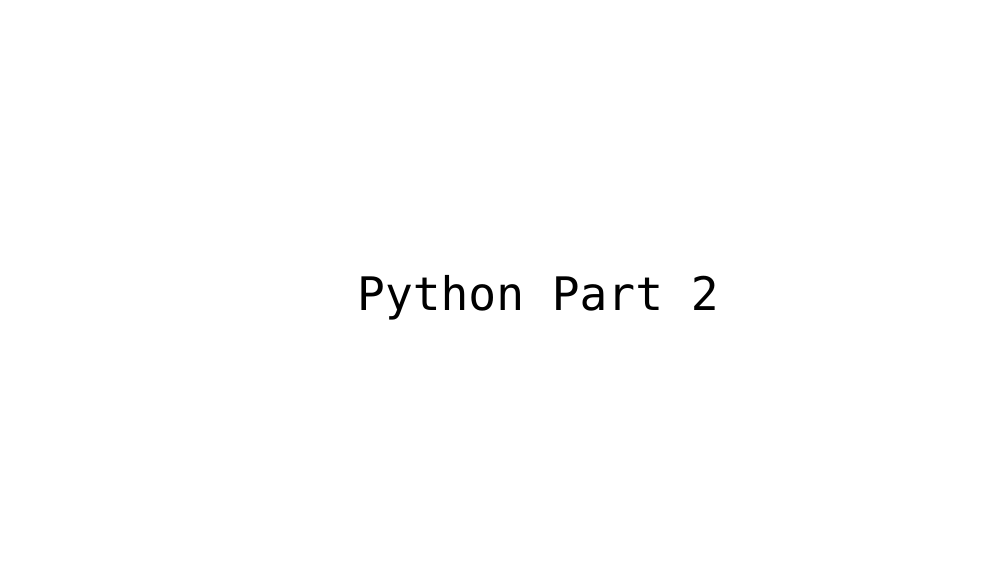
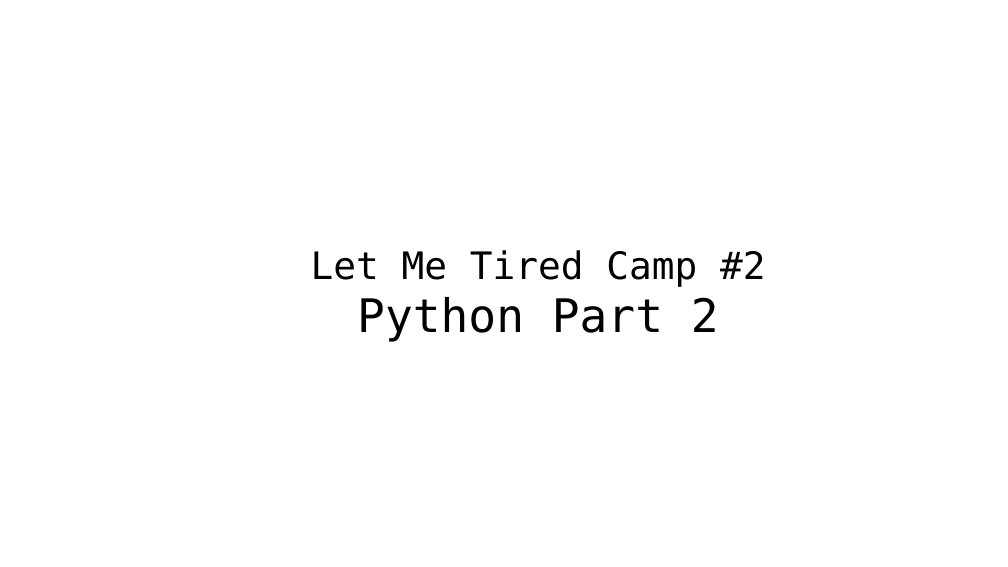
Before and after one commit to Vjumpkung/LetMeTiredPython, a slide deck: slide 1 of slide.pptx. Drawn at 1008x567 pixels with LibreOffice and Linux fonts; fonts in the diff are those of the drawing; background and template pictures are left out. Boxes give left, top, right and bottom in pixels: in the first picture for what was removed or moved away, otherwise in the second. Text is boxed around its words. In the diff, an @@ line names an element or a change of style, - is before the commit and + after.

Commit message:
add pdf and camp title

```diff
--- a/slide.pptx
+++ b/slide.pptx
@@ text "Let Me Tired Camp #2": place and size @@
-text "Let Me Tired Camp #2" at box(357, 275, 719, 320)
+text "Let Me Tired Camp #2" at box(311, 250, 766, 342)
@@ text at box(311, 250, 766, 287): paragraph added @@
+Let Me Tired Camp #2
```
Also in this commit, not shown: 1 other slide changed.
